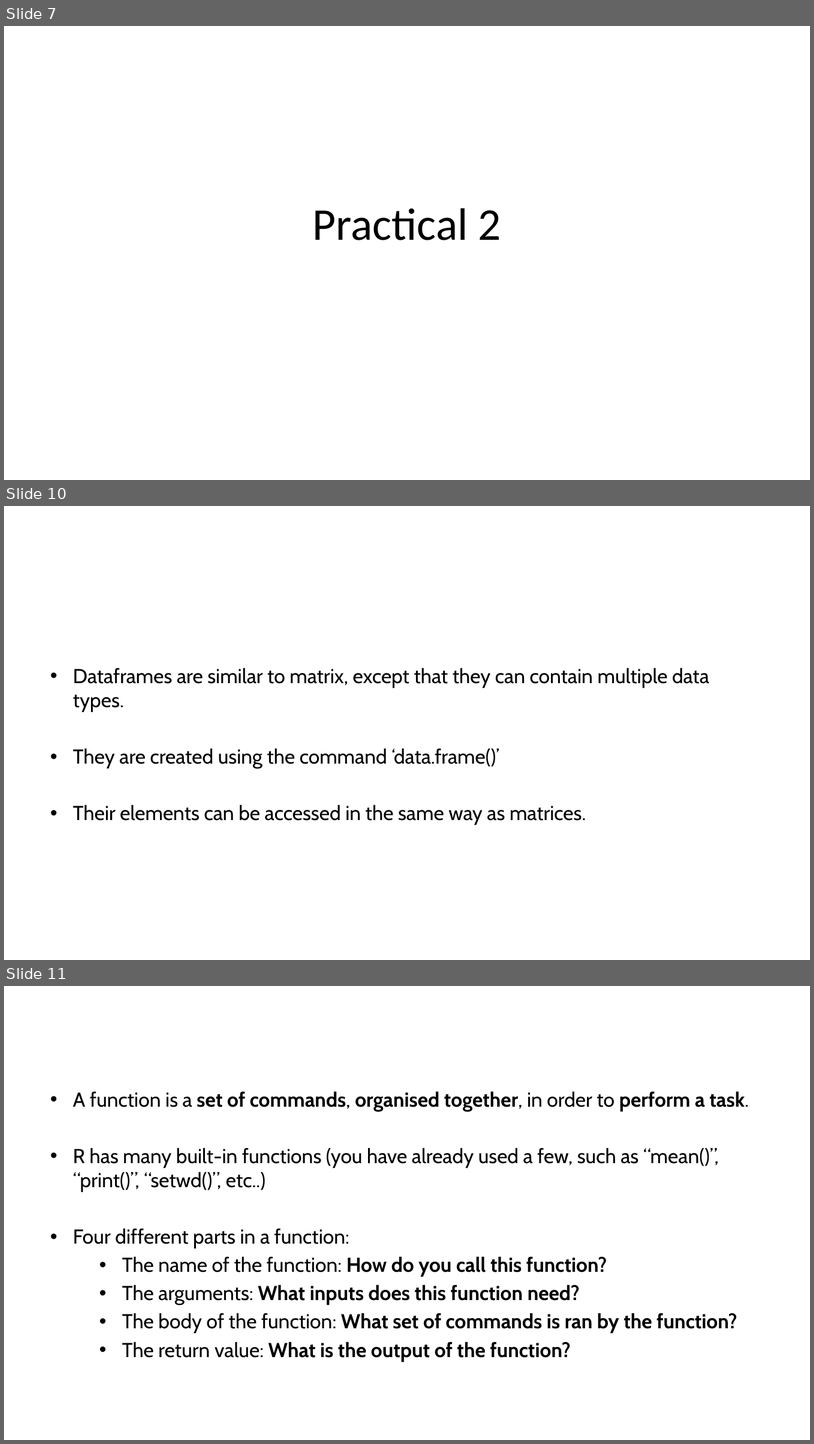
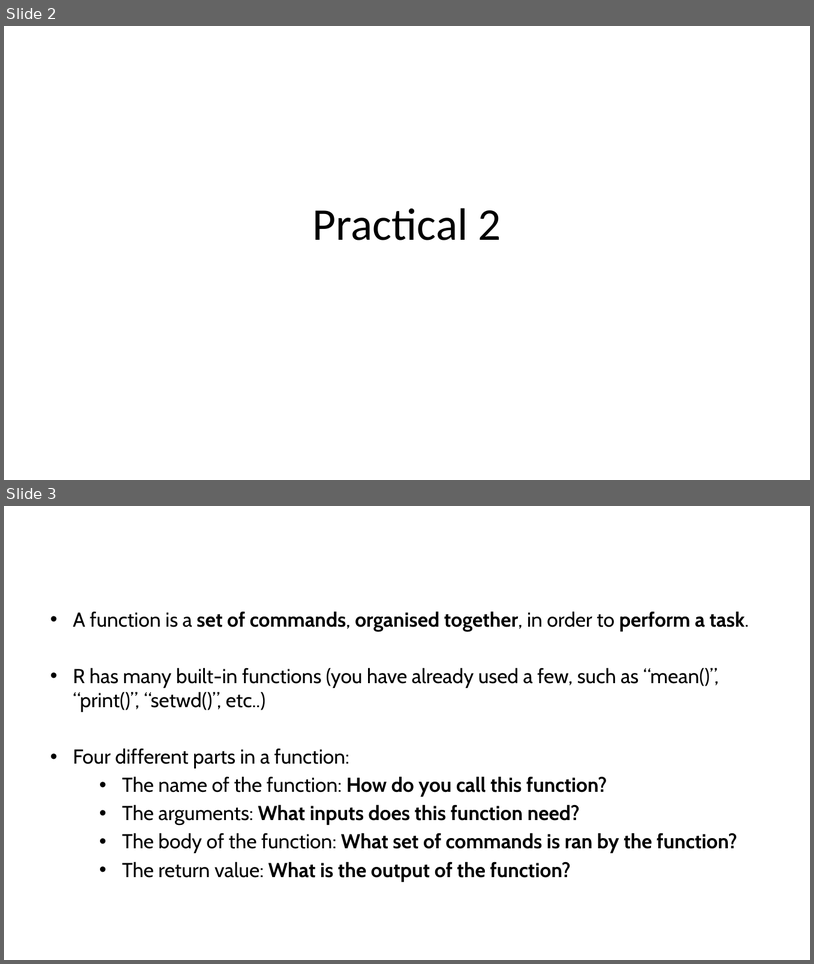
Before and after one commit to alxsrobert/intro_to_R_2022, a slide deck: session_2/SLIDES_introduction_to_R_2.pptx. Shown one above the other, each under a label of ours: slides 7, 10 and 11 before the commit, slides 2 and 3 after it; the slides between them are not shown. The pictures are 814x1444 and 814x964 pixels, drawn with LibreOffice and Linux fonts; fonts in the diff are those of the drawing; background and template pictures are left out. Boxes give left, top, right and bottom in pixels: in the first picture for what was removed or moved away, otherwise in the second. Text is boxed around its words. In the diff, an @@ line names an element or a change of style, - is before the commit and + after.

```diff
--- a/session_2/SLIDES_introduction_to_R_2.pptx
+++ b/session_2/SLIDES_introduction_to_R_2.pptx
@@ slide 10 removed at (x1=4, y1=506, x2=810, y2=960), background picture (left out) @@
@@ title removed at (x1=73, y1=667, x2=173, y2=684) @@
-Dataframes
@@ text removed at (x1=73, y1=667, x2=710, y2=825) @@
-• Dataframes are similar to matrix, except that they can contain multiple data types.
-• They are created using the command ‘data.frame()’
-• Their elements can be accessed in the same way as matrices.
@@ what was slide 7 is now slide 2 @@
@@ what was slide 11 is now slide 3 @@
```
Also in this commit, not shown: 1 slide added, 8 other slides removed.
